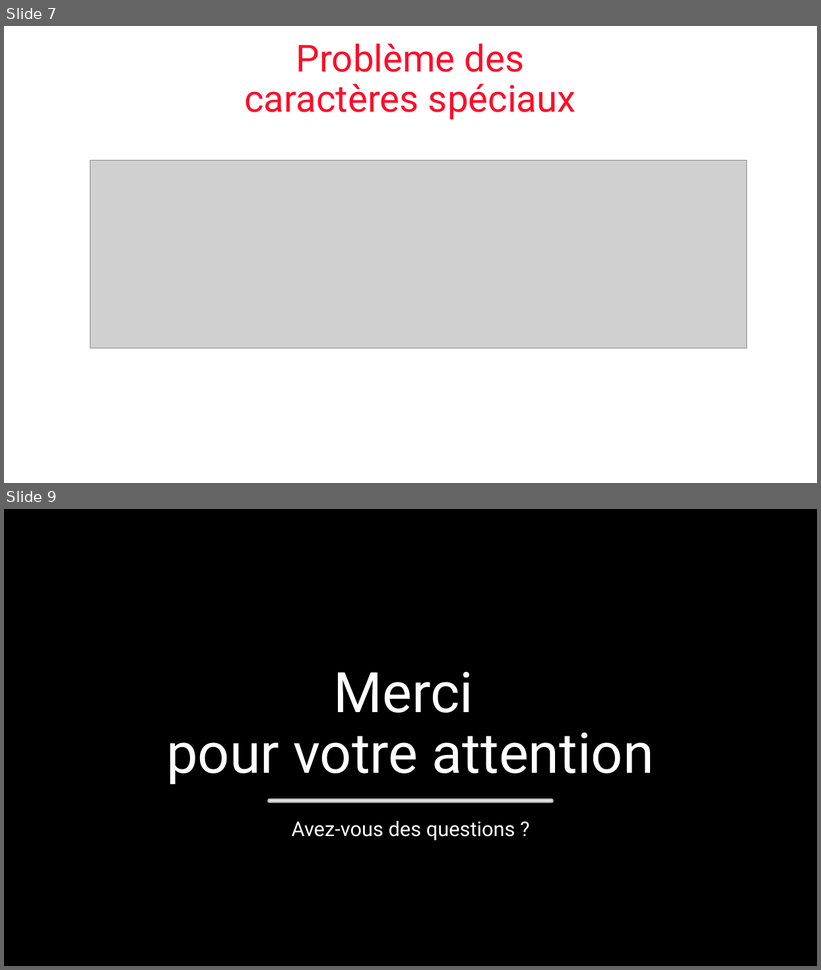
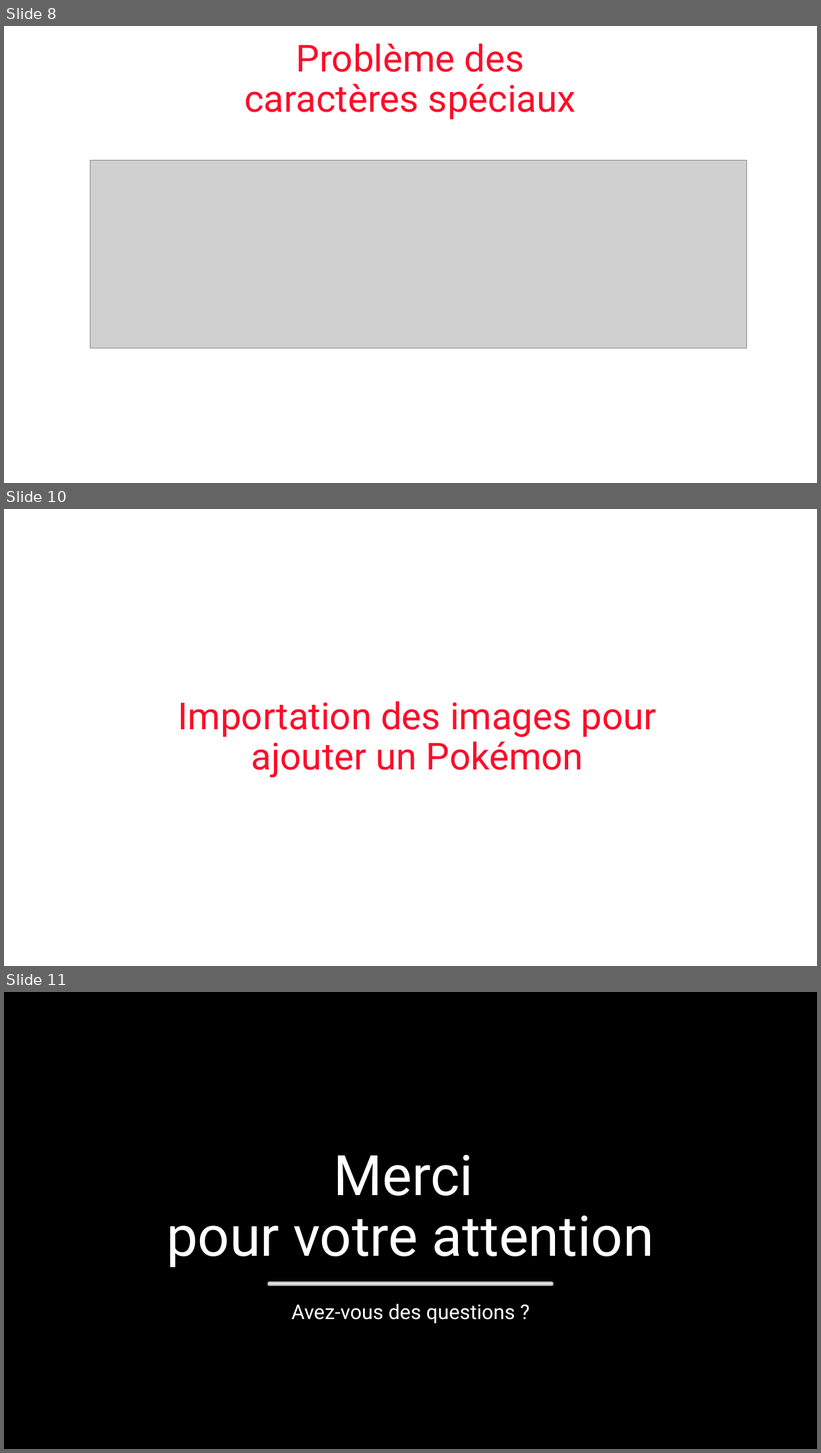
Before and after one commit to GabrielCoquillet/pokedex, a slide deck: Pokedex.odp. Shown one above the other, each under a label of ours: slides 7 and 9 before the commit, slides 8, 10 and 11 after it; the slides between them are not shown. The pictures are 821x970 and 821x1453 pixels, drawn with LibreOffice and Linux fonts; fonts in the diff are those of the drawing; grey boxes stand for pictures; background and template pictures are left out; a plain dark background stands for a picture behind light text. Boxes give left, top, right and bottom in pixels: in the first picture for what was removed or moved away, otherwise in the second. Text is boxed around its words. In the diff, an @@ line names an element or a change of style, - is before the commit and + after.

```diff
--- a/Pokedex.odp
+++ b/Pokedex.odp
@@ slide 10 added at [4,509,817,966], background picture (left out) @@
@@ title added at [178,701,657,778], 44 pt, text #FF0C29 @@
+Importation des images pour ajouter un Pokémon
@@ what was slide 7 is now slide 8 @@
@@ what was slide 9 is now slide 11 @@
```
Also in this commit, not shown: 5 slides changed, 2 other slides added, 1 slide removed.
